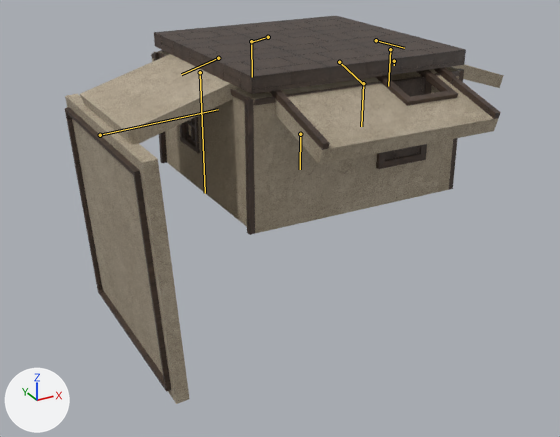
The FBX model Assets/Models/Walls/Bedroom_Base_Z.fbx: old version first, new version second.
Both versions are drawn from a 50 mm camera at (-9.9, -16.89, 3.72) aimed at (-0.7, -0.16, -4.64). The lights are fixed; the arrows at lower left show +X, +Y and +Z. The picture after the commit comes second. Both versions are drawn at frame 111 of the action 'Bedroom_Mini_GO'; the numbers are the values there. The bones that change, and the others that lie on the model, are drawn over the model as lines.

In view in the first picture: 'Bedroom_Base_Z'.
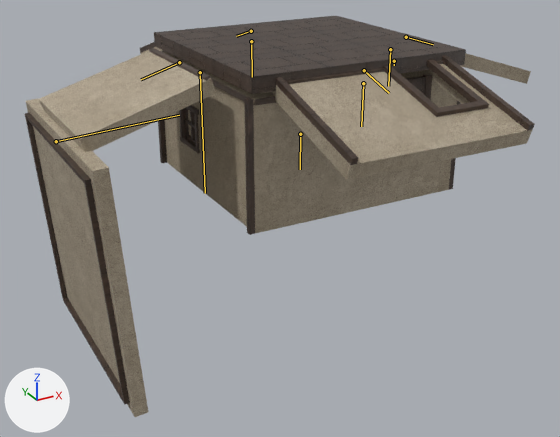
Changed parts and their boxes [x1, y1, x2, y2] in the pictures (560 x 437 px):
'Bedroom_Base_Z', posed (16% wider): before [65, 16, 504, 404]; after [25, 16, 535, 417]
bone 'Rooftop', root to tip: before (100, 135) to (218, 109); after (56, 141) to (179, 115)
bone 'Wall05', root to tip: before (339, 62) to (362, 83); after (364, 70) to (389, 93)
bone 'Wall06', root to tip: before (218, 58) to (181, 74); after (179, 62) to (141, 79)
bone 'Wall07', root to tip: before (268, 37) to (252, 42); after (251, 31) to (236, 36)
bone 'Wall08', root to tip: before (376, 40) to (404, 48); after (406, 37) to (433, 44)

The change, as a diff of the scene's bpy script:
```diff
--- a/Assets/Models/Walls/Bedroom_Base_Z.fbx.py
+++ b/Assets/Models/Walls/Bedroom_Base_Z.fbx.py
@@ bone_rooftop @@
 bone_rooftop = bpy.data.objects['Bedroom_Base_Z_Armature'].pose.bones['Rooftop']  # child of 'Wall02'
-bone_rooftop.location = (2.53, -1.92, 0.0)
+bone_rooftop.location = (3.53, -1.92, 0.0)
@@ bone_wall05 @@
 bone_wall05 = bpy.data.objects['Bedroom_Base_Z_Armature'].pose.bones['Wall05']
-bone_wall05.location = (0.0, -0.21, 0.0)
+bone_wall05.location = (0.0, -0.21, 1.0)
@@ bone_wall06 @@
 bone_wall06 = bpy.data.objects['Bedroom_Base_Z_Armature'].pose.bones['Wall06']
-bone_wall06.location = (0.0, -0.21, 0.0)
+bone_wall06.location = (-0.99, -0.21, 0.0)
@@ bone_wall07 @@
 bone_wall07 = bpy.data.objects['Bedroom_Base_Z_Armature'].pose.bones['Wall07']
-bone_wall07.location = (0.0, -0.21, 0.0)
+bone_wall07.location = (0.0, -0.21, -1.0)
@@ bone_wall08 @@
 bone_wall08 = bpy.data.objects['Bedroom_Base_Z_Armature'].pose.bones['Wall08']
-bone_wall08.location = (0.0, -0.21, 0.0)
+bone_wall08.location = (0.99, -0.21, 0.0)
```
